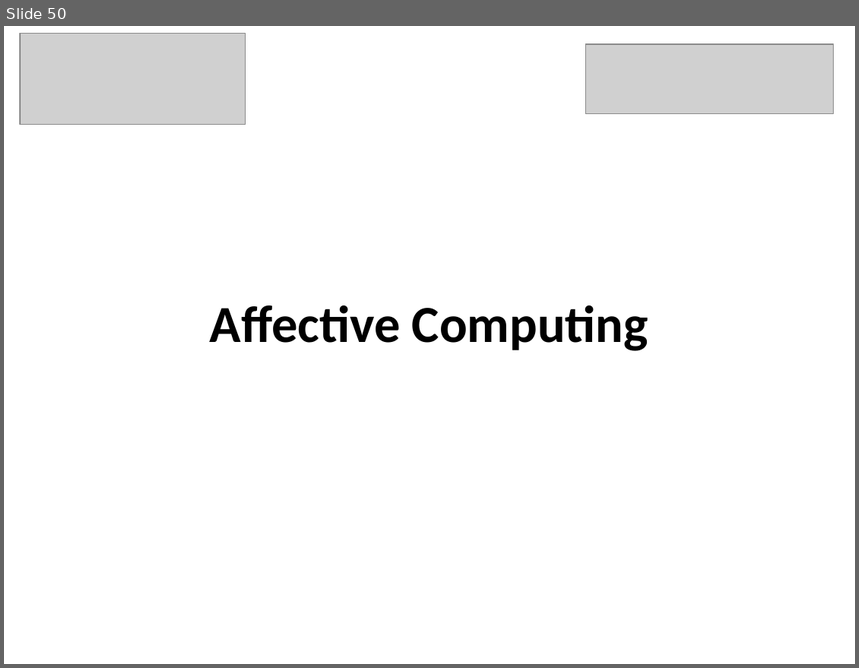
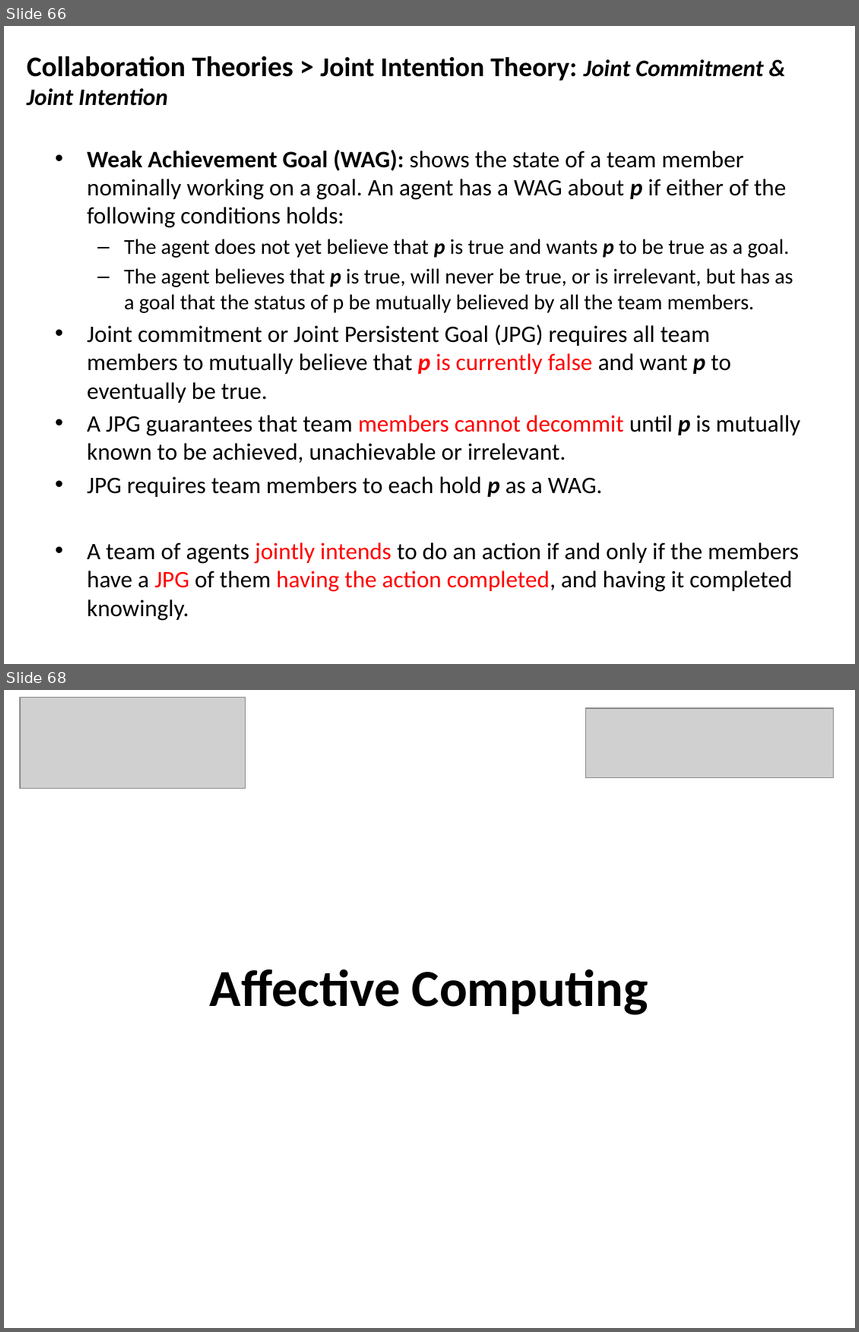
Before and after one commit to mshayganfar/CompExam1, a slide deck: presentation/PhD-comprehensive-exam.pptx. Shown one above the other, each under a label of ours: slide 50 before the commit, slides 66 and 68 after it; the slides between them are not shown. The pictures are 859x668 and 859x1332 pixels, drawn with LibreOffice and Linux fonts; fonts in the diff are those of the drawing; grey boxes stand for pictures. Boxes give left, top, right and bottom in pixels: in the first picture for what was removed or moved away, otherwise in the second. Text is boxed around its words. In the diff, an @@ line names an element or a change of style, - is before the commit and + after.

Commit message:
Joint Intentions
Added Joint Intentions theory.

```diff
--- a/presentation/PhD-comprehensive-exam.pptx
+++ b/presentation/PhD-comprehensive-exam.pptx
@@ slide 66 added at (x1=4, y1=26, x2=855, y2=664), background #FFFFFF @@
@@ text added at (x1=27, y1=56, x2=763, y2=106), 20 pt, text #000000, bold @@
+Collaboration Theories > Joint Intention Theory: Joint Commitment & Joint Intention
@@ text added at (x1=87, y1=150, x2=800, y2=621), 20 pt, text #000000 @@
+• Weak Achievement Goal (WAG): shows the state of a team member nominally working on a goal. An agent has a WAG about p if either of the following conditions holds:
+  – The agent does not yet believe that p is true and wants p to be true as a goal.
+  – The agent believes that p is true, will never be true, or is irrelevant, but has as a goal that the status of p be mutually believed by all the team members.
+• Joint commitment or Joint Persistent Goal (JPG) requires all team members to mutually believe that p is currently false and want p to eventually be true.
+• A JPG guarantees that team members cannot decommit until p is mutually known to be achieved, unachievable or irrelevant.
+• JPG requires team members to each hold p as a WAG.
+• A team of agents jointly intends to do an action if and only if the members have a JPG of them having the action completed, and having it completed knowingly.
@@ what was slide 50 is now slide 68 @@
```
Also in this commit, not shown: 1 slide changed, 17 other slides added.
